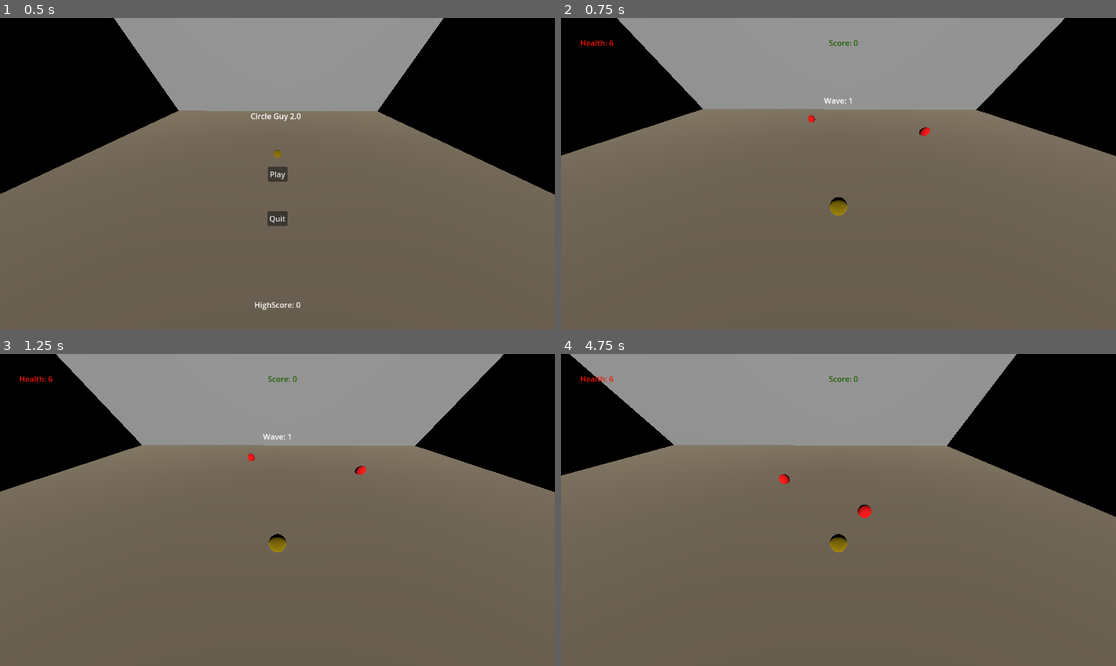
Above: before the commit, frames 1-4 (two rows, left to right).
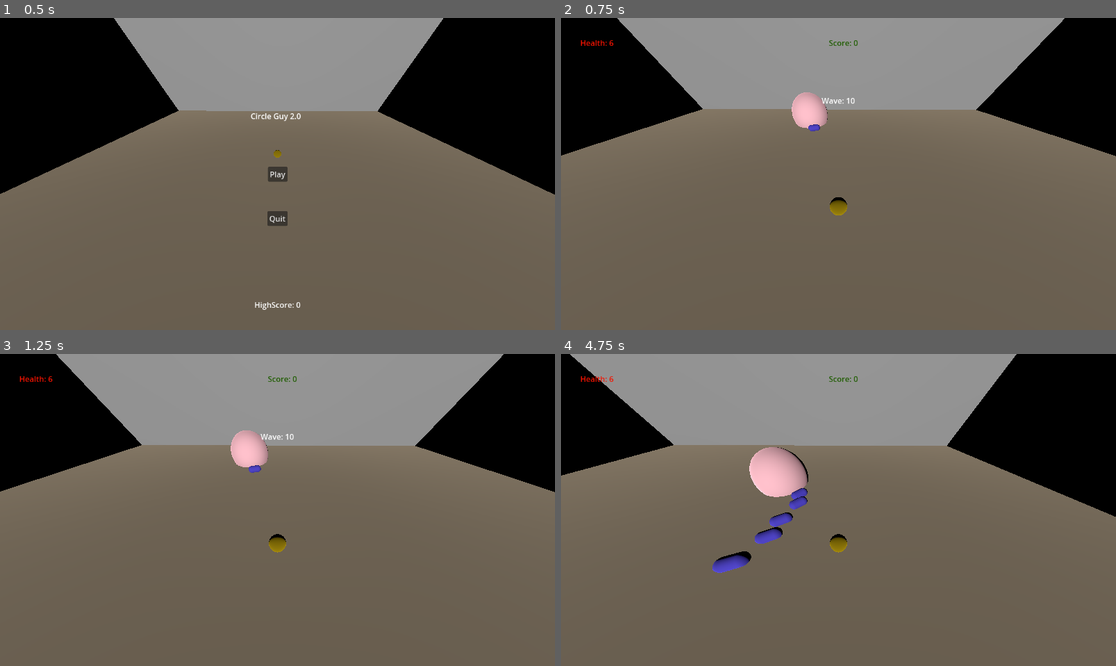
Above: after the commit, the same moments.

Repository: Jontruiz1/CircleGuy2.0
Game: Godot game, scene res://MainMenu/Menu.tscn
The game is run twice, just before and just after one commit, with the same random seed, the same clock (stepped at 60 frames per second) and the same inputs.
Inputs (mouse positions are in pixels of both pictures, inside the frame that each line leads up to):
- Up to frame 1 (0.5 s): no input
- Up to frame 2 (0.75 s): click "Play" at 0.5 s
- Up to frame 3 (1.25 s): no input
- Up to frame 4 (4.75 s): move the mouse to (960, 494) at 1.27 s; hold D (move_right) 1.28-2.03 s; click (960, 494) at 1.42 s; move the mouse to (727, 525) at 2.02 s; hold S (move_down) 2.03-2.78 s; move the mouse to (894, 441) at 2.77 s; hold D (move_right) 2.78-3.53 s; move the mouse to (810, 572) at 3.52 s; hold W (move_up) 3.53-4.28 s; click (810, 572) at 3.67 s; move the mouse to (1005, 556) at 4.27 s; hold A (move_left) from 4.28 s (still down)

Frame 1 is identical in both runs. In frame 2, 0.7% of the frame differs, in the area x 41-67%, y 23-38%; in frame 3, 0.8%; in frame 4, 2.1%, in the area x 27-56%, y 29-71%.

Commit message:
Self-healing pink boss!

Diff:
--- a/CircleGuy2/MainGame/Enemy.gd
+++ b/CircleGuy2/MainGame/Enemy.gd
@@ -8,7 +8,8 @@
 	Color.GREEN : "Green",
 	Color.PURPLE : "Purple",
 	Color.GRAY : "Gray",
-	Color.BLACK : "Black"
+	Color.BLACK : "Black",
+	Color.PINK : "Pink"
 }
 
 var bulletObj = null
@@ -16,17 +17,26 @@
 var speed = null
 var damage = null
 var can_shoot = null
+var can_heal = null
 var type = null
 var target = null
 var value = null
 var hit = null
+var heal = null
+var maxHealth = null
 
-func init(hp, spd, dmg, val, shoot, color, player):
+func replenish():
+	health = clamp(health+1, 0, maxHealth)
+	heal.start()
+
+func init(hp, spd, dmg, val, shoot, heal, color, player):
 	health = hp
+	maxHealth = health
 	speed = spd
 	damage = dmg
 	type = color
 	can_shoot = shoot
+	can_heal = heal
 	target = player
 	value = val
 
@@ -34,20 +44,32 @@
 	var material = get_node("MeshInstance3D").get_active_material(0)
 	material.albedo_color = color
 
-	match colorMatches[type]:
-		&"Purple":
-			shoot_cooldown.wait_time = 2
-		&"Black":
-			shoot_cooldown.wait_time = .5
-	shoot_cooldown.one_shot = true
-	add_child(shoot_cooldown)
-
 func _ready():
 	set_collision_layer(3)
 	set_collision_mask(1)
 
 	hit = get_node("EnemyHit")
 	bulletObj = preload("res://MainGame/Bullet.tscn")
+
+	if(can_heal):
+		print("here")
+		heal = Timer.new()
+		heal.one_shot = true
+		heal.wait_time = 2
+		heal.timeout.connect(func() : replenish())
+		add_child(heal)
+		heal.start()
+
+	if(can_shoot):
+		match colorMatches[type]:
+			&"Purple":
+				shoot_cooldown.wait_time = 2
+			&"Black":
+				shoot_cooldown.wait_time = .5
+			&"Pink":
+				shoot_cooldown.wait_time = 1
+		shoot_cooldown.one_shot = true
+		add_child(shoot_cooldown)
 
 # process the shooting if possible
 func process_shoot():
@@ -74,6 +96,7 @@
 	hit.play()
 
 func _physics_process(delta):
+	print(health)
 	if health <= 0:
 		get_tree().get_root().get_node("GameManager").enemyCount -= 1
 		self.queue_free()
--- a/CircleGuy2/MainGame/Main.gd
+++ b/CircleGuy2/MainGame/Main.gd
@@ -1,22 +1,24 @@
 extends Node3D
 
-# health, speed, damage, shoot
+# health, speed, damage, can shoot, can heal
 var enemyTypes = {
-		Color.RED : [2, 2, 2, 50, false],
-		Color.BLUE : [3, 2, 3, 100, false],
-		Color.GREEN : [2, 3, 2, 150, false],
-		Color.PURPLE : [4, 1, 4, 200, true],
-		Color.GRAY : [6, 0, 3, 250, true]
+		Color.RED : [2, 2, 2, 50, false, false],
+		Color.BLUE : [3, 2, 3, 100, false, false],
+		Color.GREEN : [2, 3, 2, 150, false, false],
+		Color.PURPLE : [4, 1, 4, 200, true, false],
+		Color.GRAY : [6, 0, 3, 250, true, false]
 }
 var bossTypes = {
-		Color.BLACK : [20, 0, 3, 500, true]
+		Color.BLACK : [20, 0, 3, 500, true, false],
+		Color.PINK : [10, 2, 2, 700, true, true]
 }
 var enemyColors = [Color.RED, Color.BLUE, Color.GREEN, Color.PURPLE, Color.GRAY]
-var bossColors = [Color.BLACK]
+var bossColors = [Color.BLACK, Color.PINK]
 var game_music = ["res://MainGame/Music/Track1-InGame.mp3"]
-var power_ups = [Color.RED, Color.BLUE, Color.GREEN, Color.PURPLE]
+var power_normal = [Color.RED, Color.BLUE, Color.GREEN, Color.PURPLE]
+var power_boss = [Color.BLACK, Color.PINK]
 
-var wave = 1
+var wave = 10
 var enemyCount = 0
 var power_up_count = 0
 
@@ -24,22 +26,24 @@
 var enemy_obj = null
 var player = null
 
-
 var pause_menu = null
 var rng = null
 var camera = null
 var music_player = null
 
+var generated = false
+
 func generate_rand_pos():
-	var enemy_x = rng.randf_range(-25, 25)
-	var enemy_z = rng.randf_range(-18, 18)
-	while(pow((enemy_x - player.position.x), 2) + pow((enemy_z - player.position.z), 2) < pow(10, 2)):
-		enemy_x = rng.randf_range(-25, 25)
-		enemy_z = rng.randf_range(-18, 18)
-	return [ enemy_x, enemy_z ]
+	var x_coord = rng.randf_range(-25, 25)
+	var z_coord = rng.randf_range(-18, 18)
+	while(pow((x_coord - player.position.x), 2) + pow((z_coord - player.position.z), 2) < pow(10, 2)):
+		x_coord = rng.randf_range(-25, 25)
+		z_coord = rng.randf_range(-18, 18)
+	return [ x_coord, z_coord ]
 
 func generate_color(colors):
 	var variety = clamp(rng.randf_range(0, wave), 0, colors.size()-1)
+	print(variety)
 	var color = colors[variety]
 	return color
 
@@ -78,7 +82,9 @@
 			enemyTypes[enemy_color][2],
 			enemyTypes[enemy_color][3],
 			enemyTypes[enemy_color][4],
-			enemy_color, player)
+			enemyTypes[enemy_color][5],
+			enemy_color,
+			player)
 		enemy.set_collision_layer(2)
 		add_child(enemy)
 
@@ -87,7 +93,6 @@
 func boss_wave():
 	# probably can be made into another function
 	var boss_color = generate_color(bossColors)
-
 	var pos = generate_rand_pos()
 
 	# instantiate and position boss
@@ -99,7 +104,9 @@
 		bossTypes[boss_color][2],
 		bossTypes[boss_color][3],
 		bossTypes[boss_color][4],
-		boss_color, player)
+		bossTypes[boss_color][5],
+		boss_color,
+		player)
 	bossTypes[boss_color][0] = clamp(wave * 2, 0, 50);
 	boss.set_collision_layer(2)
 
@@ -111,8 +118,15 @@
 	enemyCount += 1
 
 func spawn_power_up():
-	power_up_obj.instantiate()
+	var power_up = power_up_obj.instantiate()
+	var power_pos = generate_rand_pos()
+	power_up.position = Vector3(power_pos[0], .6, power_pos[1])
 
+	var color = generate_color(power_normal)
+	power_up.init( color)
+	add_child(power_up)
+
+	generated = true
 
 func spawn_wave():
 	if(wave % 10 != 0):
@@ -137,7 +151,9 @@
 
 func _process(_delta):
 	if(not music_player.playing): change_music()
-	if(power_up_count <= 0 and wave % 3 == 0): spawn_power_up()
+	if(not generated and wave % 3 == 0): spawn_power_up()
+
 	if(enemyCount == 0):
 		wave += 1
+		generated = false
 		spawn_wave()
--- a/CircleGuy2/MainGame/Player.gd
+++ b/CircleGuy2/MainGame/Player.gd
@@ -1,17 +1,20 @@
 class_name Player
 extends CharacterBody3D
 
+var shoot_cooldown = Timer.new()
+var iFrame = Timer.new()
+var heal_cooldown = null
 
 var speed = 5.5
 var bullet_speed = 5
-var shoot_cooldown = Timer.new()
-var iFrame = Timer.new()
 var health = 6
 var maxHealth = 6
 var damage = 1
 var score = 0
+
 var highscore_path = "user://score.save"
 var score_path = "user://currscore.save"
+
 var hurt = null
 var shotSound = null
 var hit = null
@@ -22,9 +25,6 @@
 
 func _ready():
 	# player on layer 1, look for collisions on layer 3
-	set_collision_layer(1)
-	set_collision_mask(3)
-
 	bulletObj = preload("res://MainGame/Bullet.tscn")
 
 	shotSound = get_node("ShootNoise")
@@ -56,7 +56,7 @@
 		#initialize bullet, add to tree, start shoot cooldown
 		bullet.init(self ,self.position, shoot_input, bullet_speed, damage)
 
-		bullet.set_collision_layer(2)
+		bullet.set_collision_layer(6)
 		bullet.set_collision_mask(3)
 		get_tree().get_root().add_child(bullet)
 		shoot_cooldown.start()
@@ -109,14 +109,36 @@
 		# parse the collision name to remove the @ symbols and numbers
 		var collideName = parse_collision(collider)
 
+
 		# match the collision with a known collider
 		match collideName:
 			"Enemy":
 				process_damage(collider.damage, collider.value)
 			"PowerRed":
-				print("help")
-
-
+				maxHealth = clamp(maxHealth+1, 3, 15)
+				health = clamp(health+1, 3, maxHealth)
+				collider.queue_free()
+			"PowerBlue":
+				shoot_cooldown.wait_time = clamp(shoot_cooldown.wait_time-.05, .2, .5)
+				collider.queue_free()
+			"PowerGreen":
+				speed = clamp(speed+.2, 3, 8)
+				collider.queue_free()
+			"PowerPurple":
+				damage = clamp(damage+.5, 1, 5)
+				collider.queue_free()
+			"PowerPink":
+				if(heal_cooldown == null):
+					heal_cooldown = Timer.new()
+					heal_cooldown.wait_time = 7
+					heal_cooldown.timeout.connect(
+							func() :
+								health = clamp(health+1, 3, maxHealth)
+								heal_cooldown.start())
+					add_child(heal_cooldown)
+					heal_cooldown.start()
+				else:
+					heal_cooldown.wait_time = clamp(heal_cooldown.wait_time - .2, 4, 7)
 func game_over():
 	var highscore = 0
 	var prevScore = score
--- a/CircleGuy2/MainGame/Player.tscn
+++ b/CircleGuy2/MainGame/Player.tscn
@@ -16,6 +16,7 @@
 material = SubResource("StandardMaterial3D_vkgkl")
 
 [node name="Player" type="CharacterBody3D"]
+collision_mask = 13
 script = ExtResource("1_3ok1d")
 
 [node name="CollisionShape3D" type="CollisionShape3D" parent="."]
--- a/CircleGuy2/MainGame/PowerUp.gd
+++ b/CircleGuy2/MainGame/PowerUp.gd
@@ -5,14 +5,20 @@
 	Color.RED : "Red",
 	Color.BLUE : "Blue",
 	Color.GREEN : "Green",
-	Color.PURPLE : "Purple"
+	Color.PURPLE : "Purple",
+	Color.BLACK : "Black",
+	Color.PINK : "Pink"
 }
+
 var type = null
+var game_manager = null
 
-func init(color):
+func init( color):
 	type = color
+	set_collision_layer(4)
+	set_collision_mask(1)
 
 func _ready():
-	var material = get_node("MeshInstance3D").get_active_material(0)
+	var material = get_child(0).get_active_material(0)
 	material.albedo_color = type
 	self.name = "Power" + color_matches[type]
--- a/CircleGuy2/MainGame/PowerUp.tscn
+++ b/CircleGuy2/MainGame/PowerUp.tscn
@@ -1,12 +1,16 @@
-[gd_scene load_steps=4 format=3 uid="uid://dld4xe0qpr5hy"]
+[gd_scene load_steps=5 format=3 uid="uid://dld4xe0qpr5hy"]
 
 [ext_resource type="Script" path="res://MainGame/PowerUp.gd" id="1_4qtne"]
 
+[sub_resource type="StandardMaterial3D" id="StandardMaterial3D_slefq"]
+
 [sub_resource type="BoxMesh" id="BoxMesh_2f0ti"]
+material = SubResource("StandardMaterial3D_slefq")
 
 [sub_resource type="BoxShape3D" id="BoxShape3D_h76ty"]
 
 [node name="PowerUp" type="StaticBody3D"]
+collision_layer = 8
 script = ExtResource("1_4qtne")
 
 [node name="MeshInstance3D" type="MeshInstance3D" parent="."]
